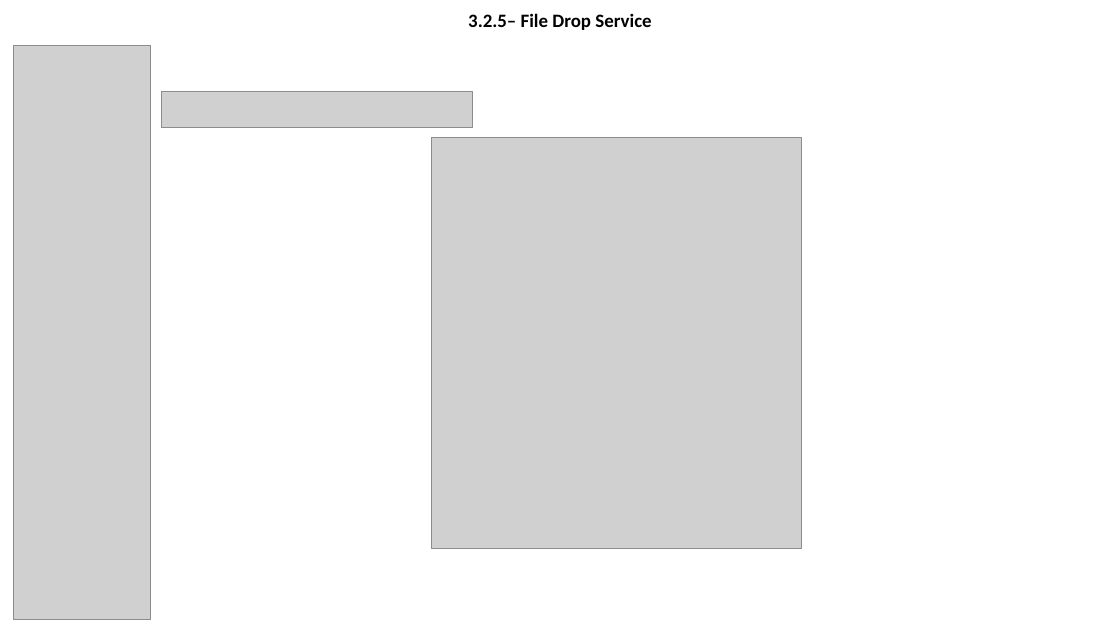
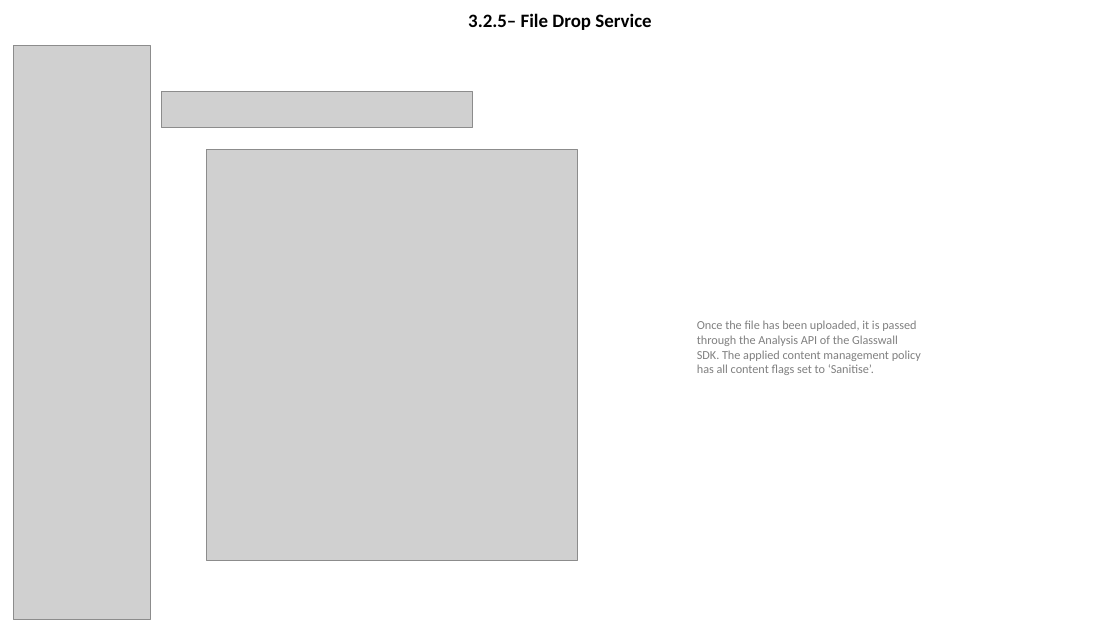
Before and after one commit to olegtaranenko/icap-management-ui-1, a slide deck: slide 19 of design/wireframe.pptx (slide 18 before the commit). Drawn at 1120x630 pixels with LibreOffice and Linux fonts; fonts in the diff are those of the drawing; grey boxes stand for pictures; background and template pictures are left out. Boxes give left, top, right and bottom in pixels: in the first picture for what was removed or moved away, otherwise in the second. Text is boxed around its words. In the diff, an @@ line names an element or a change of style, - is before the commit and + after.

```diff
--- a/design/wireframe.pptx
+++ b/design/wireframe.pptx
@@ picture: place and size @@
-picture at <box>432,138,802,548</box>
+picture at <box>207,150,577,560</box>
@@ text added at <box>697,320,921,375</box>, 10.5 pt, text #808080 @@
+Once the file has been uploaded, it is passed through the Analysis API of the Glasswall
+SDK. The applied content management policy has all content flags set to ‘Sanitise’.
```
Also in this commit, not shown: 1 other slide changed, 1 slide added.
